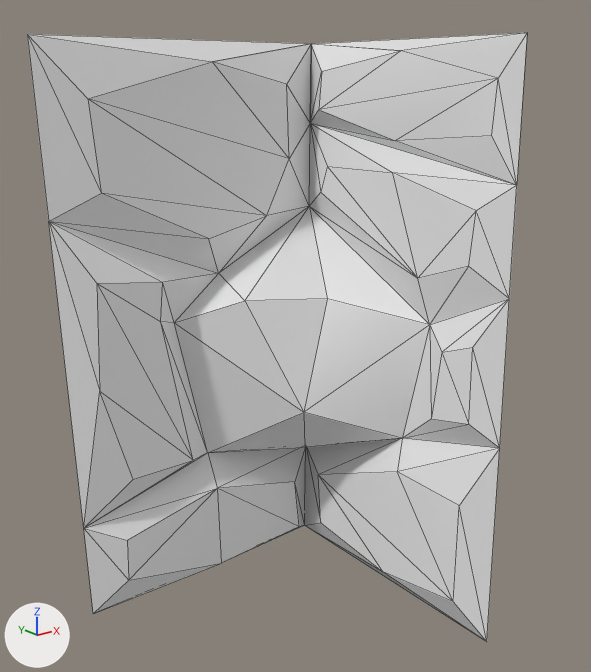
One commit to the FBX model Assets/Maze/Stone Biome/inner_edge_wall_1/inner_edge_wall_1.FBX: the scene before it, then after it.
One viewpoint serves both versions: a 50 mm lens placed at (-8.1, -13.86, 7.47), pointed at (-1.62, -5.76, 4.23). The lights are fixed; the arrows at lower left show +X, +Y and +Z. Mesh edges are drawn as thin lines. Where no turn or scale is listed for an object, it has been applied to the vertices.
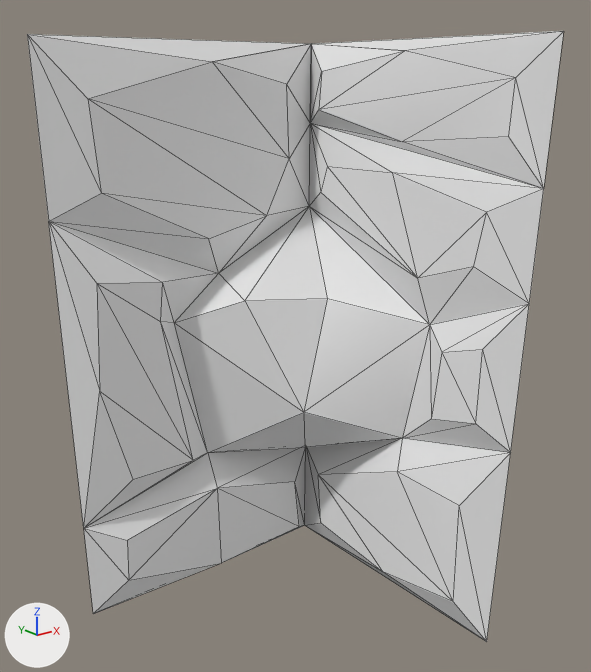
Edits to the bpy script that builds the scene:
```text
Change me_mesh:
    where me_mesh.from_pydata(...)  # 69 vertices, 123 faces; spans x -8.0..-3.5, y -8.0..-3.5, z 0.0..8.0
    used by ob_box003; location = (4.0, 0.0, 0.0)
    me_mesh part 1
    me_mesh.vertices[4].co: (-3.5, -7.5, 8.0) -> (-3.5, -8.0, 8.0)  # pixel (527, 32) -> pixel (563, 31)
    me_mesh.vertices[7].co: (-3.82, -7.82, 2.83) -> (-3.82, -8.0, 2.83)  # pixel (499, 448) -> pixel (510, 452)
    me_mesh.vertices[17].co: (-3.7, -7.7, 4.82) -> (-3.7, -8.0, 4.82)  # pixel (509, 298) -> pixel (529, 303)
    me_mesh.vertices[18].co: (-3.61, -7.61, 6.23) -> (-3.61, -8.0, 6.23)  # pixel (516, 185) -> pixel (543, 188)
    me_mesh.vertices[37].co: (-3.82, -7.12, 5.16) -> (-3.82, -7.2, 5.17)  # pixel (468, 266) -> pixel (473, 266)
    me_mesh.vertices[38].co: (-3.76, -7.13, 5.87) -> (-3.76, -7.3, 5.87)  # pixel (476, 210) -> pixel (486, 212)
    me_mesh.vertices[49].co: (-4.0, -7.43, 3.09) -> (-4.0, -7.55, 3.14)  # pixel (468, 424) -> pixel (475, 423)
    me_mesh.vertices[50].co: (-3.92, -7.35, 4.14) -> (-3.92, -7.51, 4.15)  # pixel (472, 347) -> pixel (482, 349)
    me_mesh.vertices[51].co: (-3.65, -7.21, 6.8) -> (-3.65, -7.46, 6.8)  # pixel (491, 135) -> pixel (508, 136)
    me_mesh.vertices[52].co: (-3.58, -7.19, 7.49) -> (-3.58, -7.44, 7.49)  # pixel (498, 78) -> pixel (515, 77)
    me_mesh.vertices[64].co: (-3.58, -5.51, 7.85) -> (-3.58, -5.58, 7.85)  # pixel (400, 50) -> pixel (404, 50)
    me_mesh.vertices[67].co: (-3.63, -5.52, 6.65) -> (-3.63, -5.66, 6.65)  # pixel (395, 140) -> pixel (402, 141)
```

Boxes (x1, y1, x2, y2) around the edits, measured in the pictures (591 x 672 px; the box of a moved part takes in the faces that stretch with it):
'Box003', reshaped (7% wider)
    before: (27, 33, 527, 642)
    after: (27, 31, 564, 642)
part 1 of me_mesh, moved or reshaped
    before: (311, 33, 527, 641)
    after: (311, 31, 564, 641)
